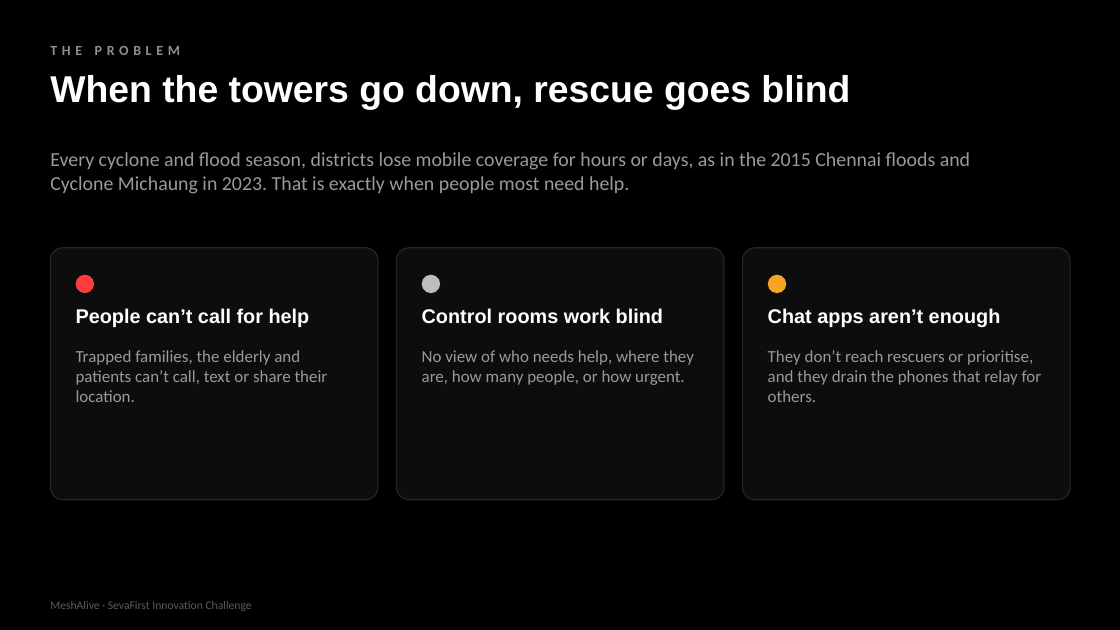
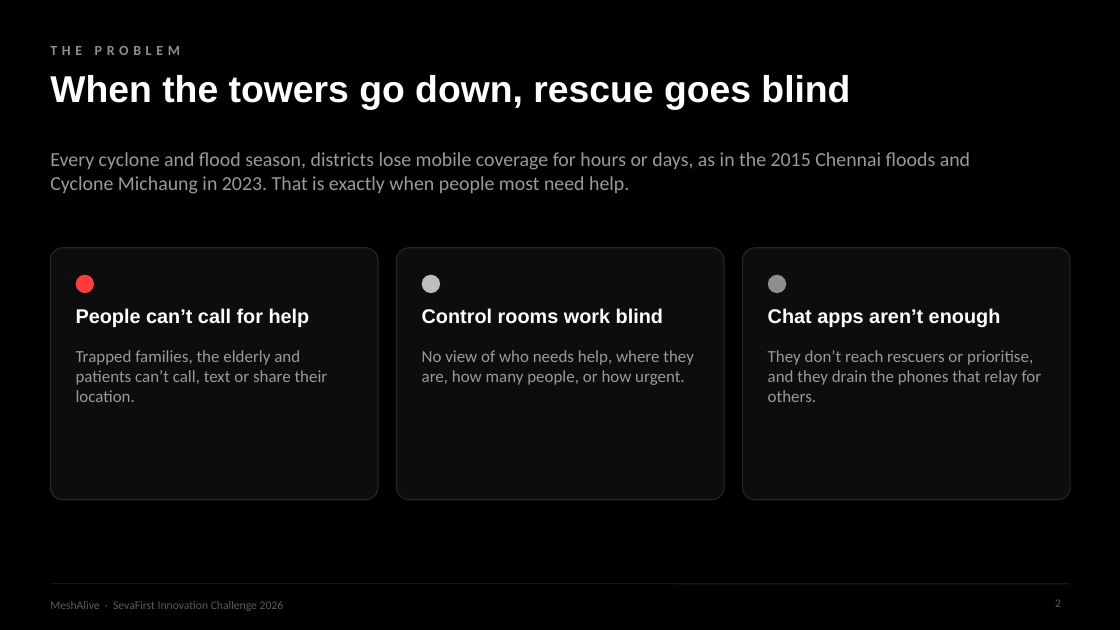
Before and after one commit to yogeshwardev/MESHALIVE-, a slide deck: slide 2 of submission/MeshAlive_Pitch_Deck.pptx. Drawn at 1120x630 pixels with LibreOffice and Linux fonts; fonts in the diff are those of the drawing. Boxes give left, top, right and bottom in pixels: in the first picture for what was removed or moved away, otherwise in the second. Text is boxed around its words. In the diff, an @@ line names an element or a change of style, - is before the commit and + after.

```diff
--- a/submission/MeshAlive_Pitch_Deck.pptx
+++ b/submission/MeshAlive_Pitch_Deck.pptx
@@ ellipse at (768,275,786,293): fill #F5A524 to #8F8F8F @@
@@ line added from (50, 584) to (1070, 584), #1F1F1F 0.75 pt @@
@@ page number added at (1055,599,1061,607), 10 pt, text #5C5C5C @@
+2
@@ text at (50,601,284,611): text changed @@
-MeshAlive · SevaFirst Innovation Challenge
+MeshAlive · SevaFirst Innovation Challenge 2026
```
Also in this commit, not shown: 10 other slides changed, 9 other files.
